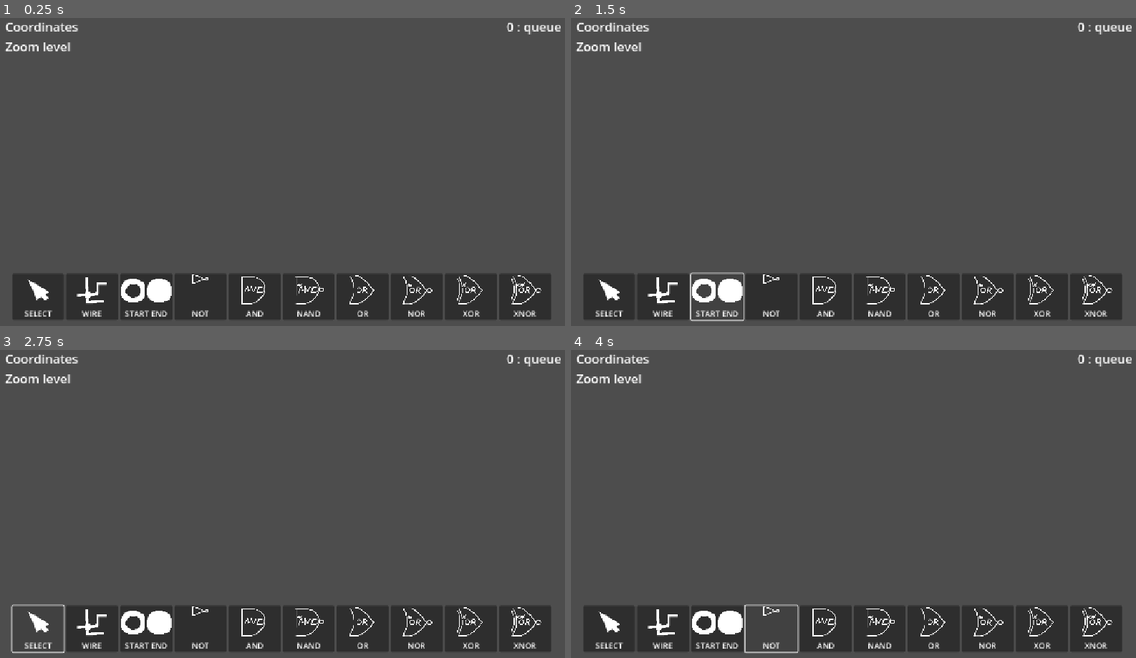
Above: before the commit, frames 1-4 (two rows, left to right).
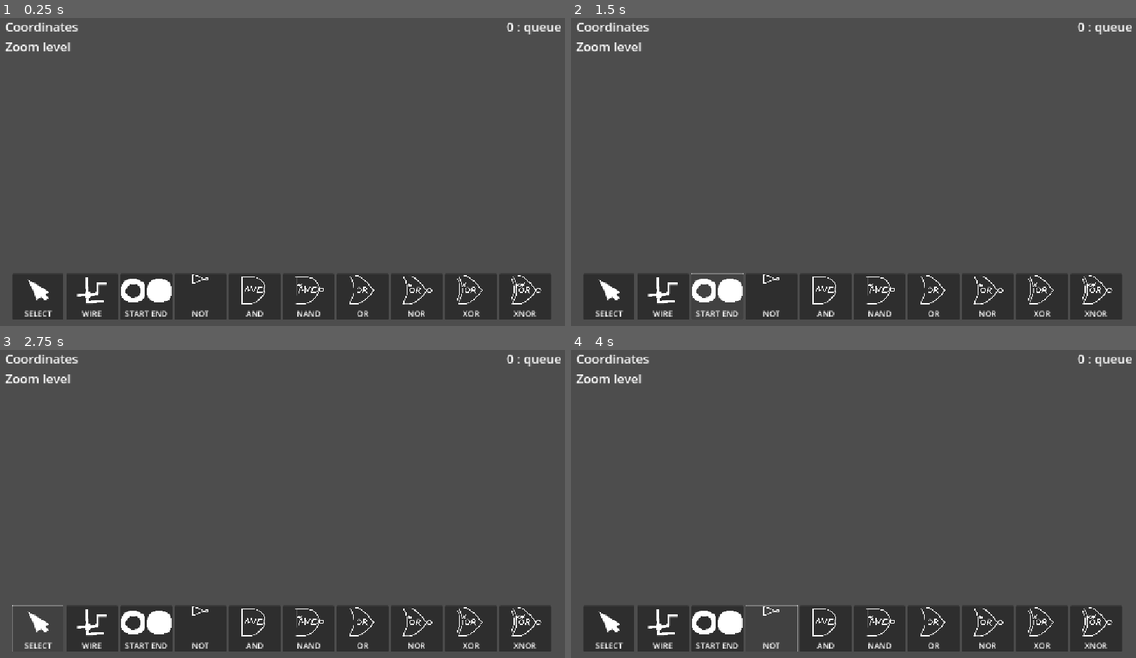
Above: after the commit, the same moments.

Repository: Aisudoragon/logic-gates
Game: Godot game, scene res://scenes/levels/playground/playground.tscn
The game is run twice, just before and just after one commit, with the same random seed, the same clock (stepped at 60 frames per second) and the same inputs. The engine's default icon, where the game draws it, is replaced by a stand-in: a white triangle on a blue panel in a dark square.
Inputs (mouse positions are in pixels of both pictures, inside the frame that each line leads up to):
- Up to frame 1 (0.25 s): no input
- Up to frame 2 (1.5 s): click (717, 295) at 0.5 s; click (717, 295) at 1.25 s
- Up to frame 3 (2.75 s): click (39, 627) at 2 s
- Up to frame 4 (4 s): click (661, 627) at 2.75 s; click (768, 627) at 3.5 s

The runs differ from the first frame. In frame 2, 0.1% of the frame differs, in the area x 21-31%, y 82-99%; in frame 3, 0.2%, in the area x 1-12%, y 82-99%; in frame 4, 0.2%.

Commit message:
Added clipping to buttons just in case

Diff:
--- a/scenes/interfaces/editor_interface.tscn
+++ b/scenes/interfaces/editor_interface.tscn
@@ -30,6 +30,7 @@
 alignment = 1
 
 [node name="SelectThings" type="Button" parent="HBoxContainer"]
+clip_contents = true
 layout_mode = 2
 size_flags_horizontal = 3
 
@@ -55,6 +56,7 @@
 horizontal_alignment = 1
 
 [node name="DrawWire" type="Button" parent="HBoxContainer"]
+clip_contents = true
 layout_mode = 2
 size_flags_horizontal = 3
 
@@ -80,6 +82,7 @@
 horizontal_alignment = 1
 
 [node name="PlaceStartEnd" type="Button" parent="HBoxContainer"]
+clip_contents = true
 layout_mode = 2
 size_flags_horizontal = 3
 
@@ -105,6 +108,7 @@
 horizontal_alignment = 1
 
 [node name="PlaceNot" type="Button" parent="HBoxContainer"]
+clip_contents = true
 layout_mode = 2
 size_flags_horizontal = 3
 
@@ -130,6 +134,7 @@
 horizontal_alignment = 1
 
 [node name="PlaceAnd" type="Button" parent="HBoxContainer"]
+clip_contents = true
 layout_mode = 2
 size_flags_horizontal = 3
 
@@ -155,6 +160,7 @@
 horizontal_alignment = 1
 
 [node name="PlaceNand" type="Button" parent="HBoxContainer"]
+clip_contents = true
 layout_mode = 2
 size_flags_horizontal = 3
 
@@ -180,6 +186,7 @@
 horizontal_alignment = 1
 
 [node name="PlaceOr" type="Button" parent="HBoxContainer"]
+clip_contents = true
 layout_mode = 2
 size_flags_horizontal = 3
 
@@ -205,6 +212,7 @@
 horizontal_alignment = 1
 
 [node name="PlaceNor" type="Button" parent="HBoxContainer"]
+clip_contents = true
 layout_mode = 2
 size_flags_horizontal = 3
 
@@ -230,6 +238,7 @@
 horizontal_alignment = 1
 
 [node name="PlaceXor" type="Button" parent="HBoxContainer"]
+clip_contents = true
 layout_mode = 2
 size_flags_horizontal = 3
 
@@ -255,6 +264,7 @@
 horizontal_alignment = 1
 
 [node name="PlaceXnor" type="Button" parent="HBoxContainer"]
+clip_contents = true
 layout_mode = 2
 size_flags_horizontal = 3
 
